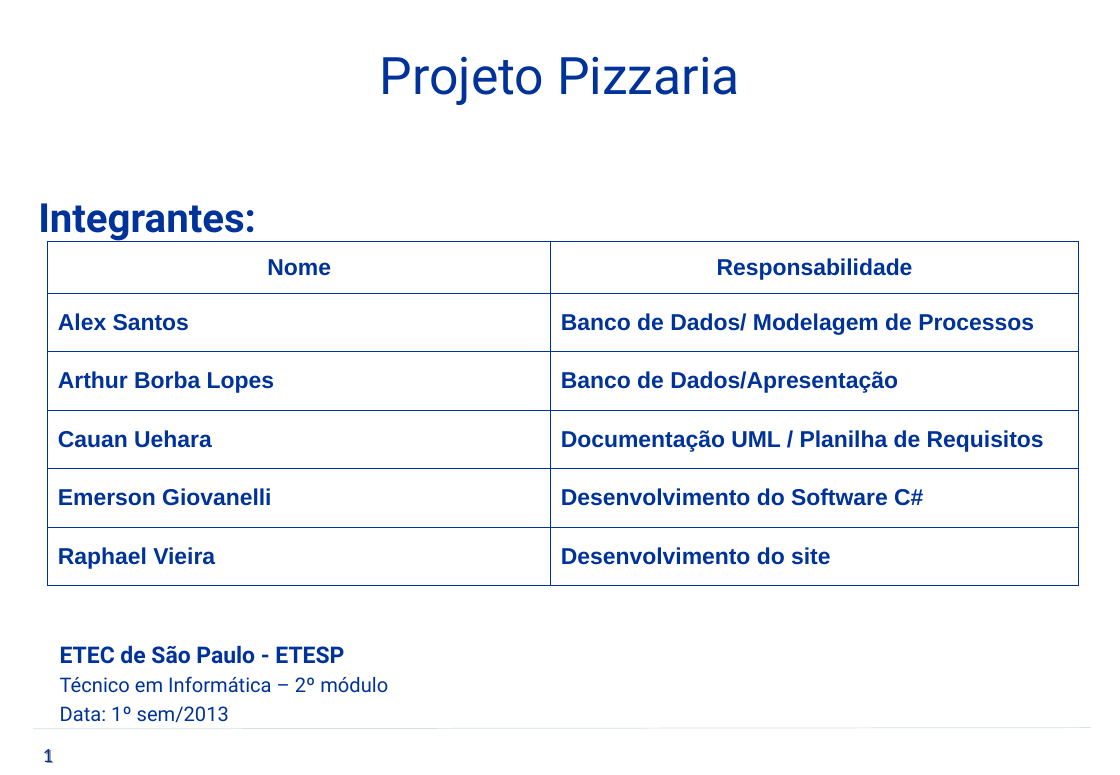
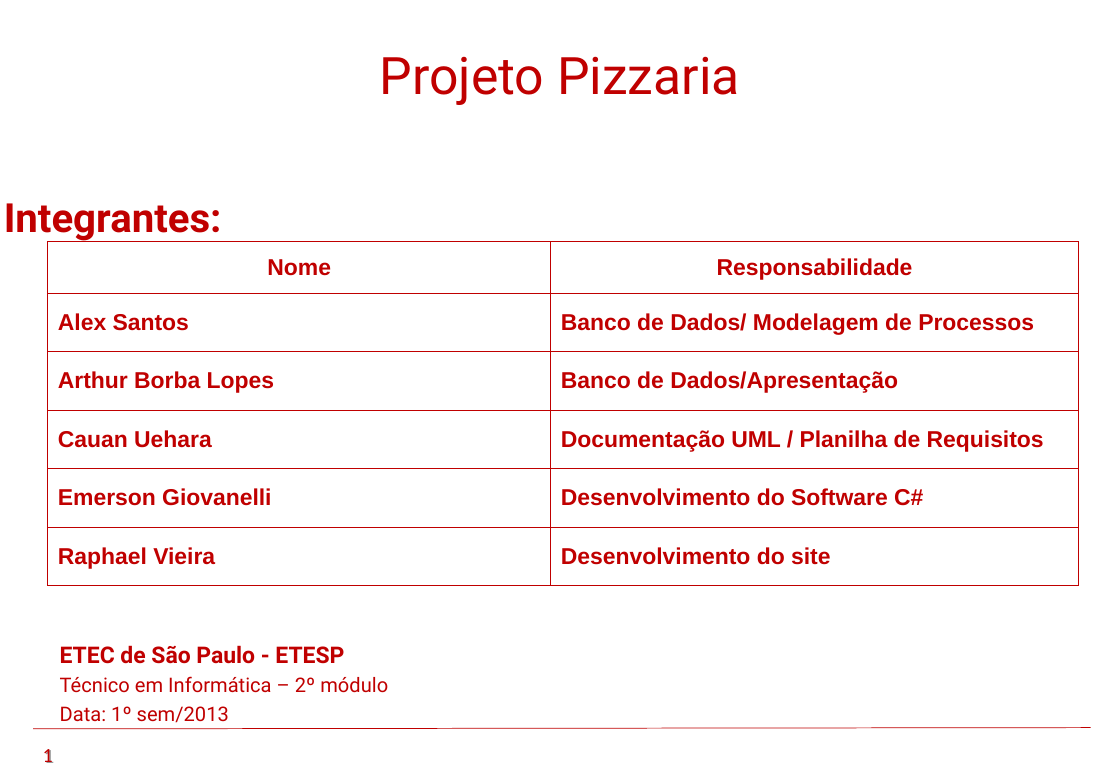
Before and after one commit to saintalex93/tcmpizzaria, a slide deck: slide 1 of PTCC/PTCC/Apresentação/Pizzaria.ppt. Drawn at 1120x775 pixels with LibreOffice and Linux fonts; fonts in the diff are those of the drawing; background and template pictures are left out. Boxes give left, top, right and bottom in pixels: in the first picture for what was removed or moved away, otherwise in the second. Text is boxed around its words. In the diff, an @@ line names an element or a change of style, - is before the commit and + after.

```diff
--- a/PTCC/PTCC/Apresentação/Pizzaria.ppt
+++ b/PTCC/PTCC/Apresentação/Pizzaria.ppt
@@ text colour #003399 to #C00000 in 4 elements at bbox=[380, 56, 740, 105], bbox=[60, 645, 388, 723], bbox=[43, 749, 53, 763], bbox=[4, 203, 222, 242] @@
@@ text "Integrantes:": place and size @@
-text "Integrantes:" at bbox=[38, 203, 256, 242]
+text "Integrantes:" at bbox=[4, 203, 222, 242]
@@ table at bbox=[48, 242, 1079, 586] @@
@@ text colour #003399 to #C00000 @@
@@ borders changed @@
@@ line (33, 728) - (1090, 727): stroke #D5E1E1 0.51 pt to #C00000 0.51 pt @@
```
Also in this commit, not shown: 11 other slides changed, 3 slides removed.
